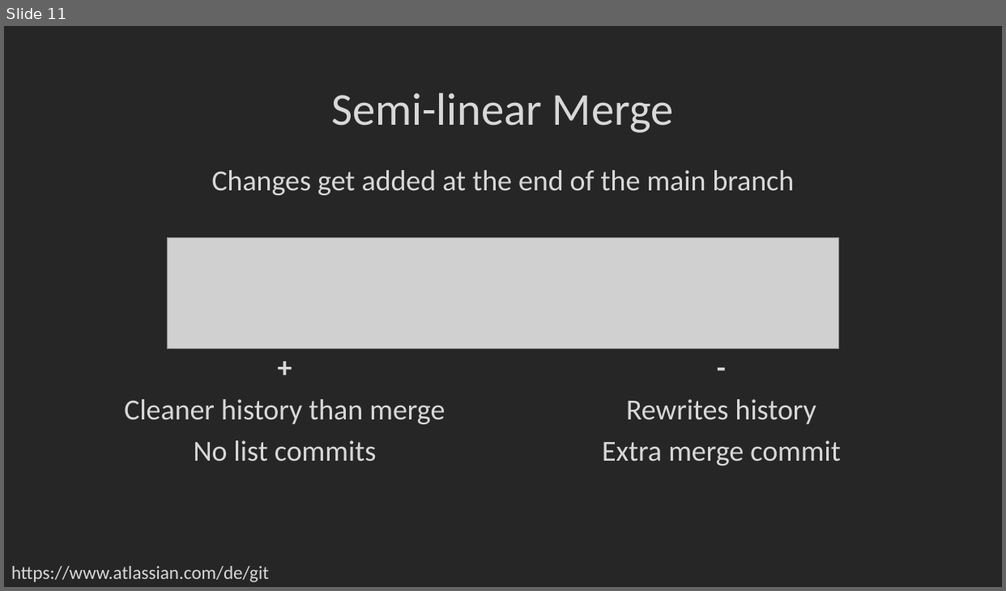
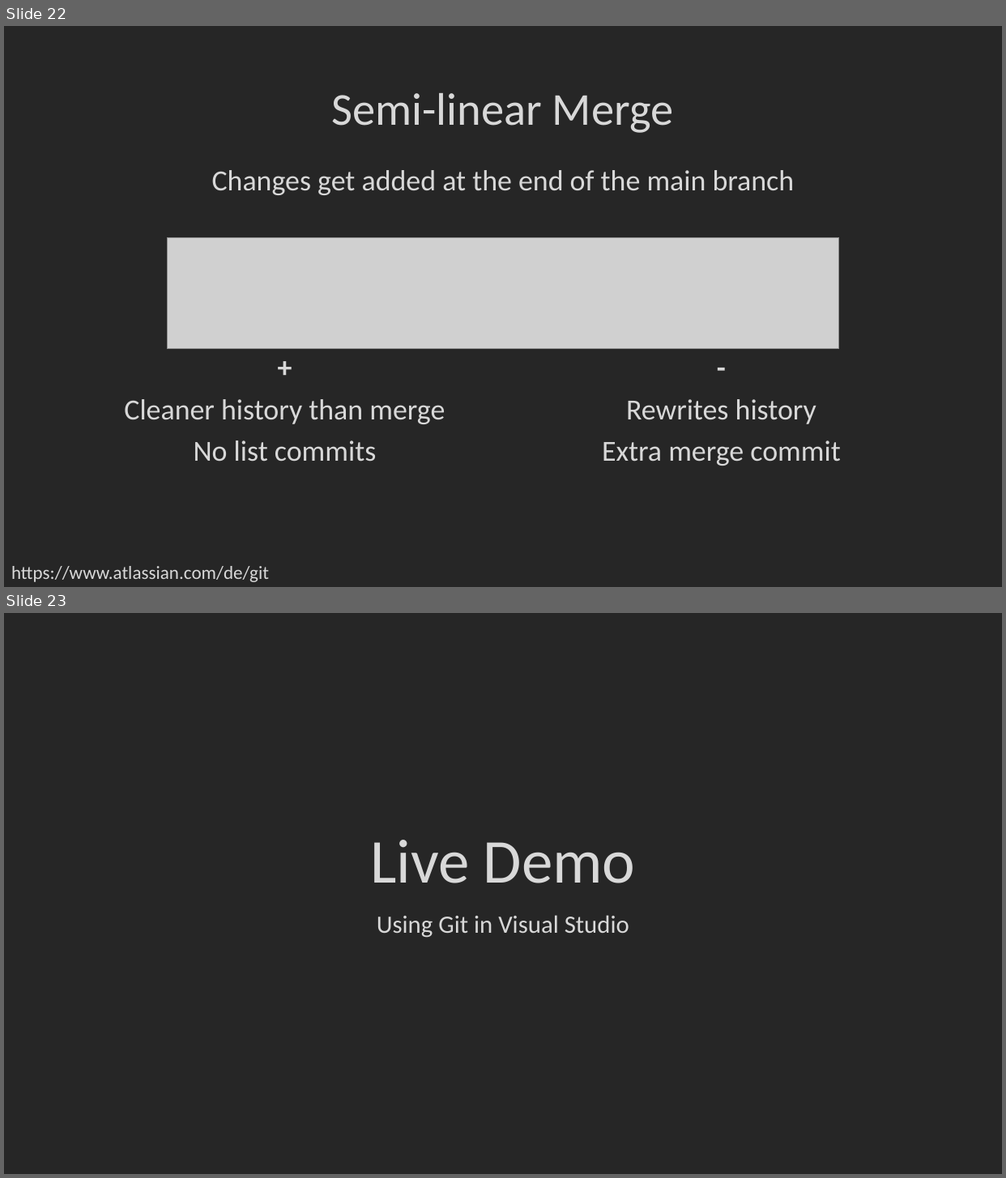
Before and after one commit to Xoechz/SEbaBB2, a slide deck: EN/GIT.pptx. Shown one above the other, each under a label of ours: slide 11 before the commit, slides 22 and 23 after it. The pictures are 1006x591 and 1006x1178 pixels, drawn with LibreOffice and Linux fonts; fonts in the diff are those of the drawing; grey boxes stand for pictures; background and template pictures are left out. Boxes give left, top, right and bottom in pixels: in the first picture for what was removed or moved away, otherwise in the second. Text is boxed around its words. In the diff, an @@ line names an element or a change of style, - is before the commit and + after.

Commit message:
added valeys slides and demo slide

```diff
--- a/EN/GIT.pptx
+++ b/EN/GIT.pptx
@@ slide 23 added at [4, 613, 1002, 1174], background #262626 @@
@@ title added at [370, 840, 636, 884], 60 pt, text #D8D8D8 @@
+Live Demo
@@ subtitle added at [377, 915, 629, 938], 24 pt, text #D8D8D8 @@
+Using Git in Visual Studio
@@ what was slide 11 is now slide 22 @@
```
Also in this commit, not shown: 1 slide changed, 11 other slides added.
